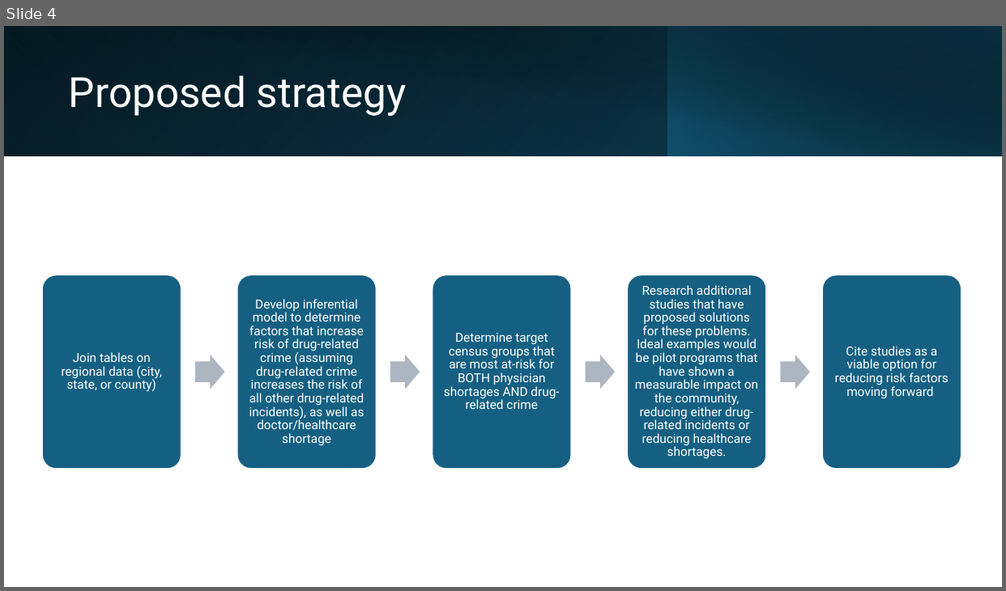
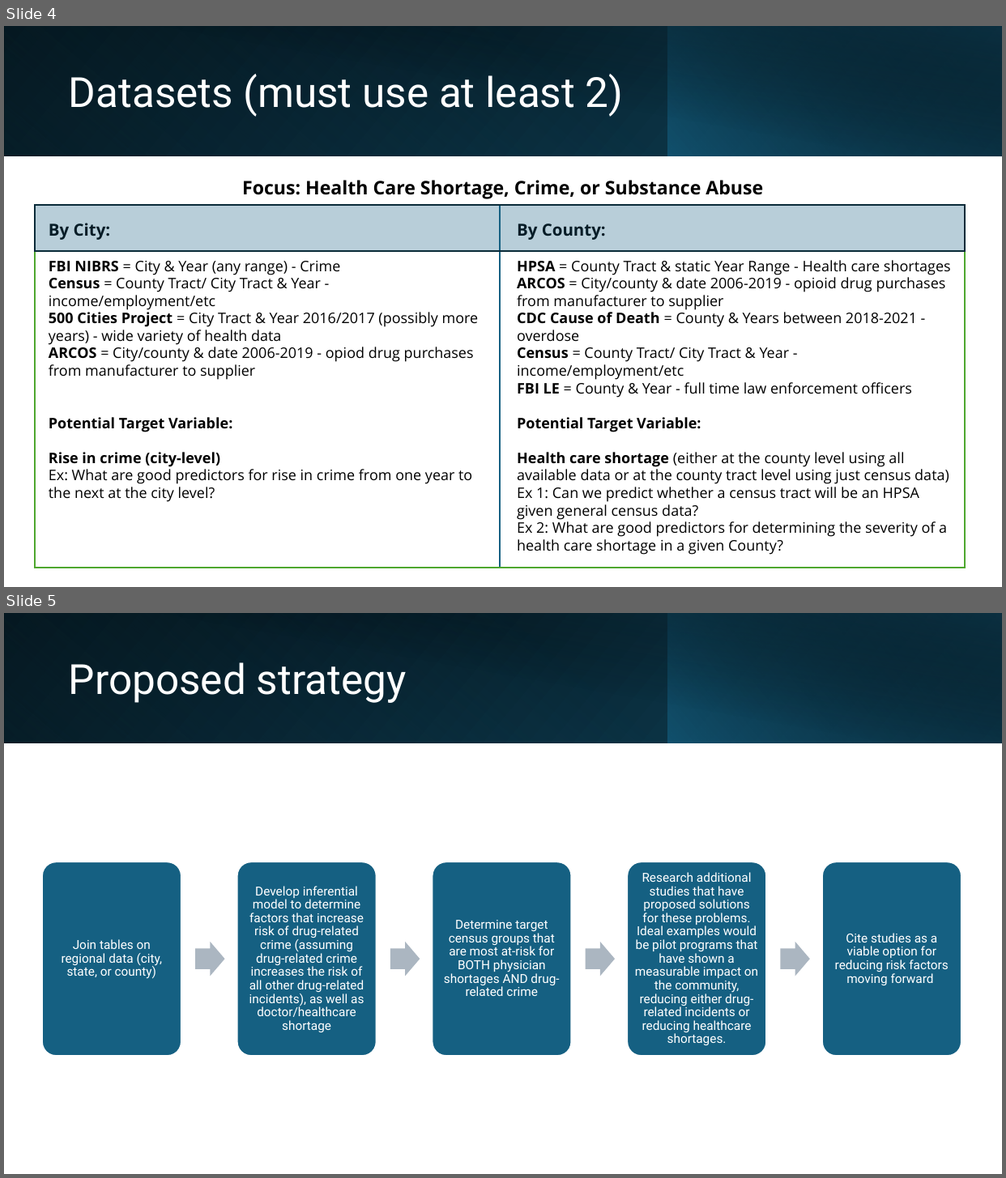
Before and after one commit to harte3/JAG-Hackathon-Team2, a slide deck: presentations/JAG-team-strategy.pptx. Shown one above the other, each under a label of ours: slide 4 before the commit, slides 4 and 5 after it. The pictures are 1006x591 and 1006x1178 pixels, drawn with LibreOffice and Linux fonts; fonts in the diff are those of the drawing. Boxes give left, top, right and bottom in pixels: in the first picture for what was removed or moved away, otherwise in the second. Text is boxed around its words. In the diff, an @@ line names an element or a change of style, - is before the commit and + after.

Commit message:
added final notebook and more data

```diff
--- a/presentations/JAG-team-strategy.pptx
+++ b/presentations/JAG-team-strategy.pptx
@@ slide 4 added at (4, 26, 1002, 587), background #FFFFFF @@
@@ rectangle added at (4, 26, 1002, 156), fill gradient #000000 to #104862 @@
@@ rectangle added at (4, 26, 669, 156), fill gradient #156082 to #0B3041 @@
@@ rectangle added at (41, 26, 1002, 157), fill gradient #000000 to #0B3041 @@
@@ rectangle added at (668, 26, 1002, 156), fill gradient #156082 to #000000 @@
@@ title added at (69, 74, 624, 117), 40 pt, text #FFFFFF @@
+Datasets (must use at least 2)
@@ text added at (242, 180, 763, 199), 18 pt, text #000000, bold @@
+Focus: Health Care Shortage, Crime, or Substance Abuse
@@ group added at (35, 205, 965, 568): 2 texts, 1 line, 1 rectangle @@
+By City:
+FBI NIBRS = City & Year (any range) - Crime
+Census = County Tract/ City Tract & Year - income/employment/etc
+500 Cities Project = City Tract & Year 2016/2017 (possibly more years) - wide variety of health data
+ARCOS = City/county & date 2006-2019 - opiod drug purchases from manufacturer to supplier
+Potential Target Variable:
+Rise in crime (city-level)
+Ex: What are good predictors for rise in crime from one year to the next at the city level?
+By County:
+HPSA = County Tract & static Year Range - Health care shortages
+ARCOS = City/county & date 2006-2019 - opioid drug purchases from manufacturer to supplier
+CDC Cause of Death = County & Years between 2018-2021 - overdose
+Census = County Tract/ City Tract & Year - income/employment/etc
+FBI LE = County & Year - full time law enforcement officers
+Potential Target Variable:
+Health care shortage (either at the county level using all available data or at the county tract level using just census data)
+Ex 1: Can we predict whether a census tract will be an HPSA given general census data?
+Ex 2: What are good predictors for determining the severity of a health care shortage in a given County?
@@ rectangle added at (35, 205, 965, 250), fill #156082 at 30% opacity, outline #092A39 1.5 pt @@
@@ what was slide 4 is now slide 5 @@
```
Also in this commit, not shown: 32 other files.
